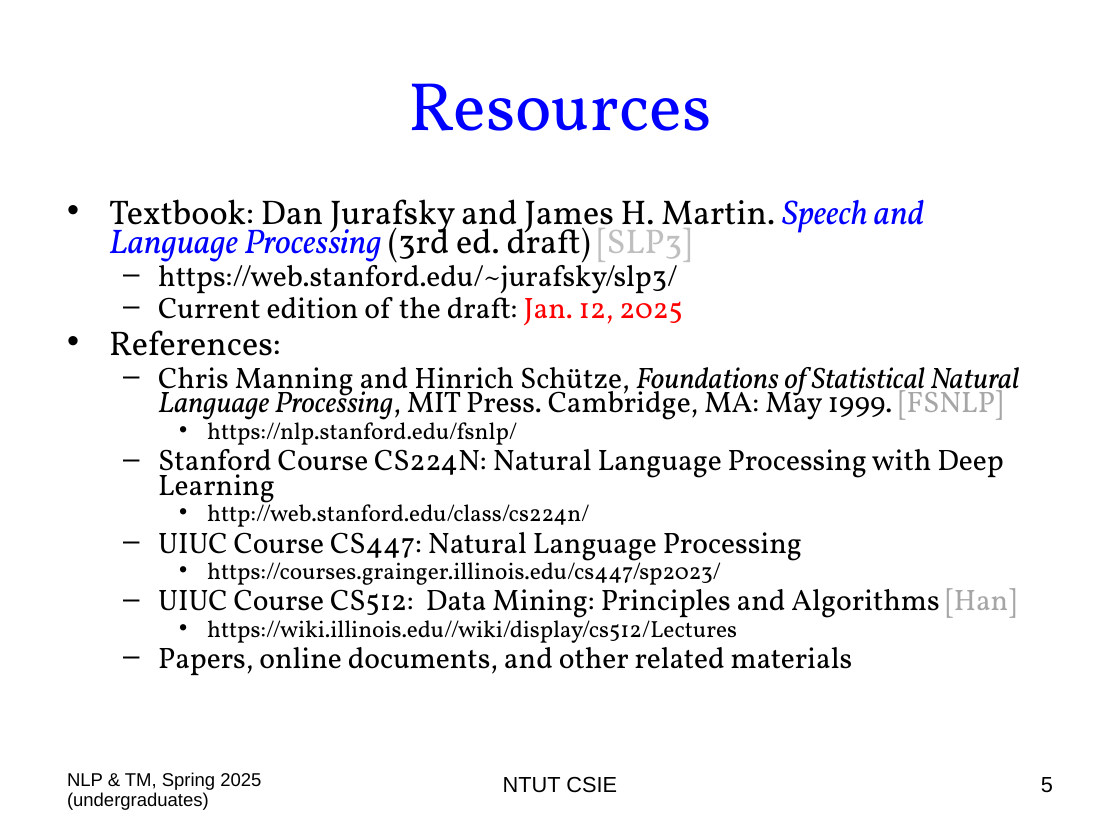
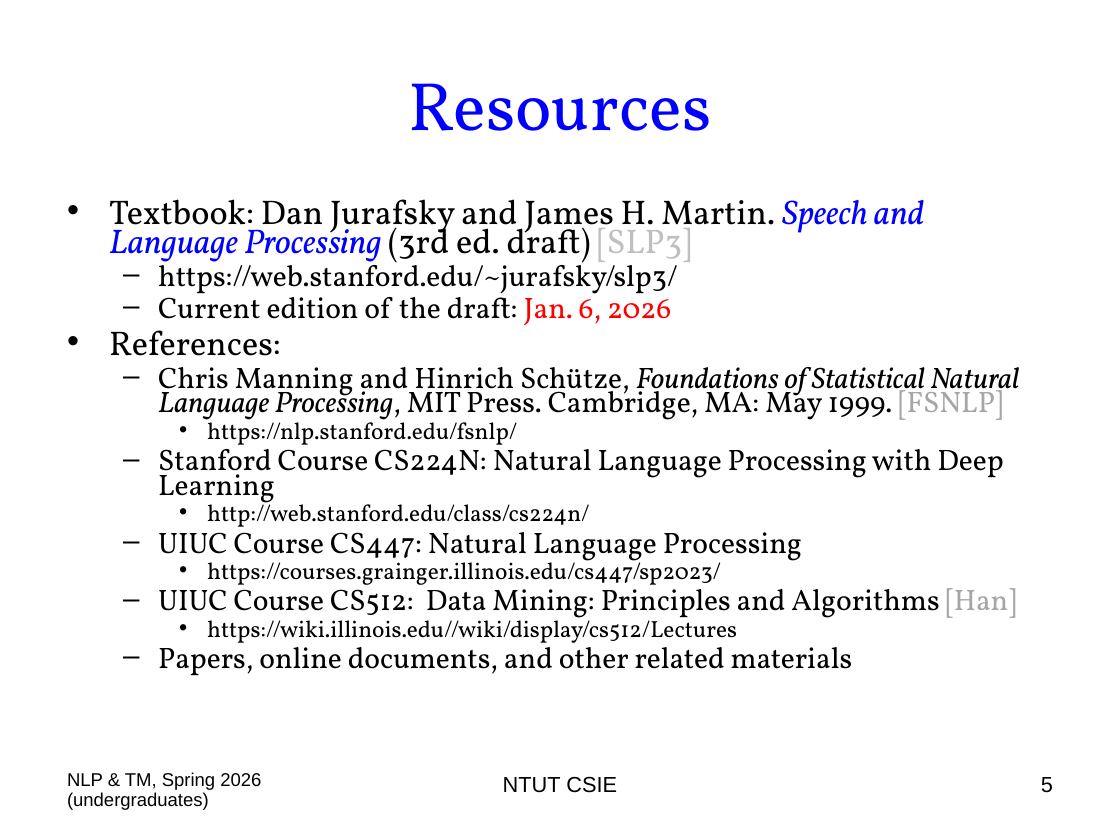
Before and after one commit to chriswjh/chriswjh.github.io, a slide deck: slide 5 of NLP_TM/00-Overview.ppt. Drawn at 1120x840 pixels with LibreOffice and Linux fonts; fonts in the diff are those of the drawing. Boxes give left, top, right and bottom in pixels: in the first picture for what was removed or moved away, otherwise in the second. Text is boxed around its words. In the diff, an @@ line names an element or a change of style, - is before the commit and + after.

```diff
--- a/NLP_TM/00-Overview.ppt
+++ b/NLP_TM/00-Overview.ppt
@@ text at bbox=[158, 290, 671, 332]: text changed @@
-  – Current edition of the draft: Jan. 12, 2025
+  – Current edition of the draft: Jan. 6, 2026
@@ text at bbox=[67, 772, 261, 810]: text changed @@
-NLP & TM, Spring 2025 (undergraduates)
+NLP & TM, Spring 2026 (undergraduates)
```
Also in this commit, not shown: 45 other slides changed, 1 slide added.
